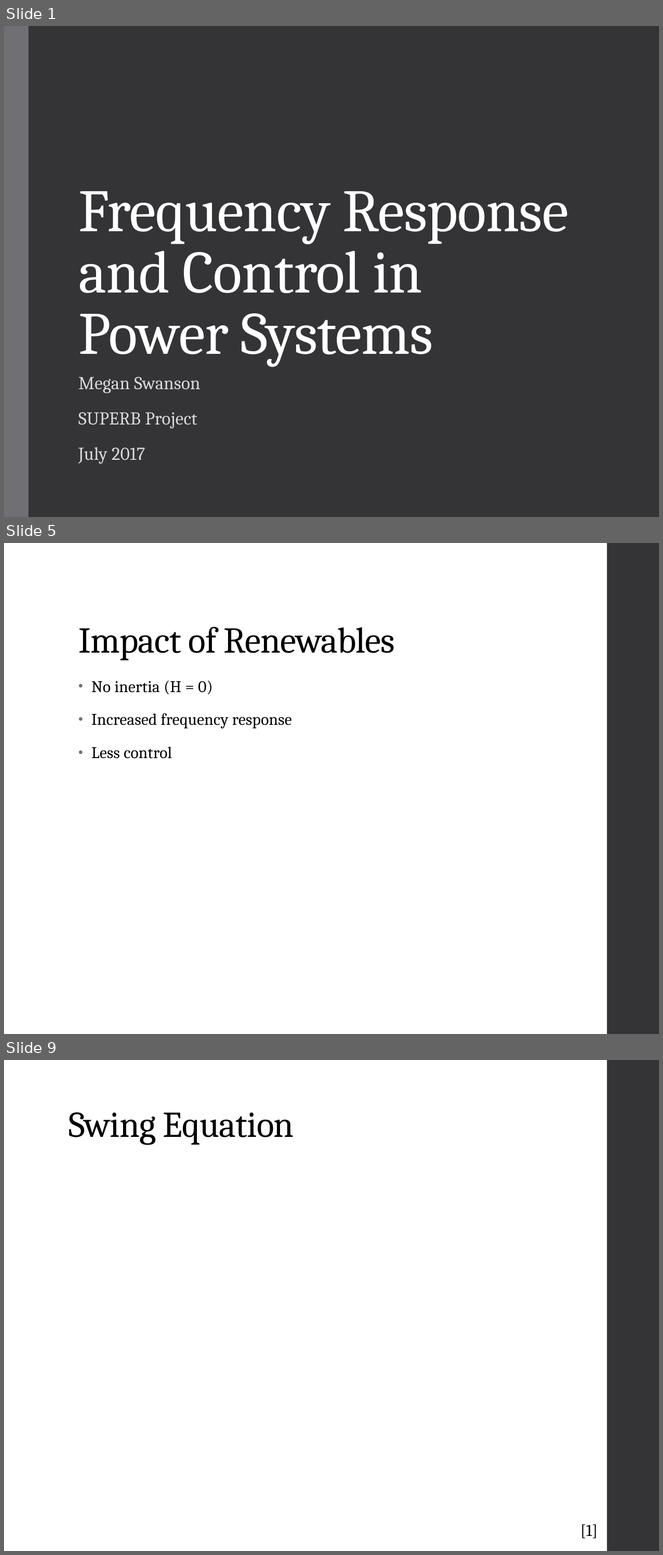
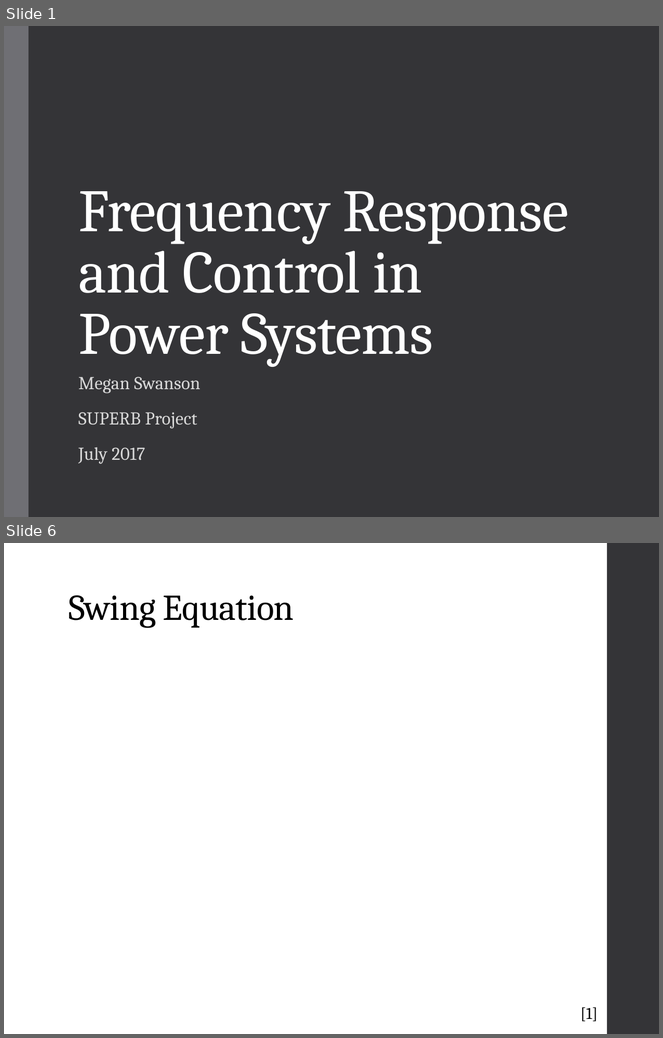
Before and after one commit to mswan96/SUPERB, a slide deck: Literature Review.pptx. Shown one above the other, each under a label of ours: slides 1, 5 and 9 before the commit, slides 1 and 6 after it; the slides between them are not shown. The pictures are 663x1555 and 663x1038 pixels, drawn with LibreOffice and Linux fonts; fonts in the diff are those of the drawing; grey boxes stand for pictures. Boxes give left, top, right and bottom in pixels: in the first picture for what was removed or moved away, otherwise in the second. Text is boxed around its words. In the diff, an @@ line names an element or a change of style, - is before the commit and + after.

```diff
--- a/Literature Review.pptx
+++ b/Literature Review.pptx
@@ slide 5 removed at [4,543,659,1034], background #FFFFFF; not listed: 1 template element that a slide beside it also shows @@
@@ title removed at [78,627,396,661] @@
-Impact of Renewables
@@ text removed at [91,681,292,759] @@
-• No inertia (H = 0)
-• Increased frequency response
-• Less control
@@ what was slide 9 is now slide 6 @@
```
Also in this commit, not shown: 13 slides changed, 5 other slides removed, 1 other file.
